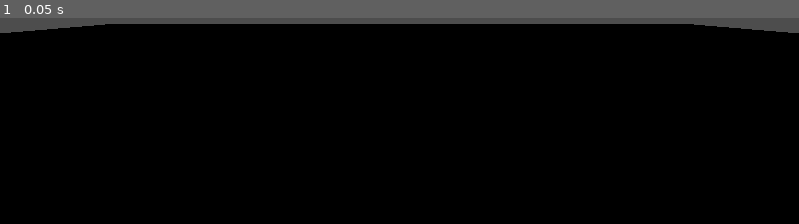
Above: before the commit, frame 1.
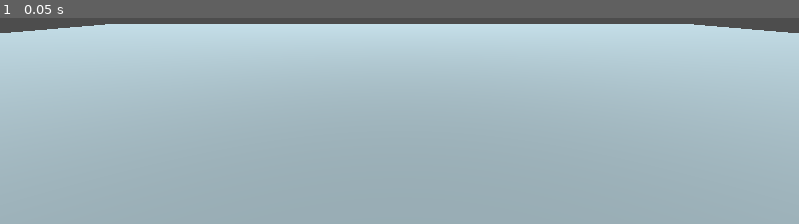
Above: after the commit, the same moment.

Repository: Kosmonautt/kine_vr
Game: Godot game, scene res://scenes/main.tscn
Two runs of this game, one before a commit and one after it. Both use one fixed random seed, a clock stepped at 60 frames per second and the inputs below.
Inputs:
- Up to frame 1 (0.05 s): no input

The runs differ from the first frame. In frame 1, 96% of the frame differs, in the area x 0-100%, y 2-100%.

Commit message:
feat: added directional light to the main scene

Diff:
--- a/kine-vr/scenes/main.tscn
+++ b/kine-vr/scenes/main.tscn
@@ -17,3 +17,7 @@
 mesh = SubResource("PlaneMesh_p1ady")
 
 [node name="Player" parent="." instance=ExtResource("1_6cojc")]
+
+[node name="DirectionalLight3D" type="DirectionalLight3D" parent="."]
+transform = Transform3D(1, 0, 0, 0, 0.707107, 0.707107, 0, -0.707107, 0.707107, 0, 40, 6.5)
+shadow_enabled = true
